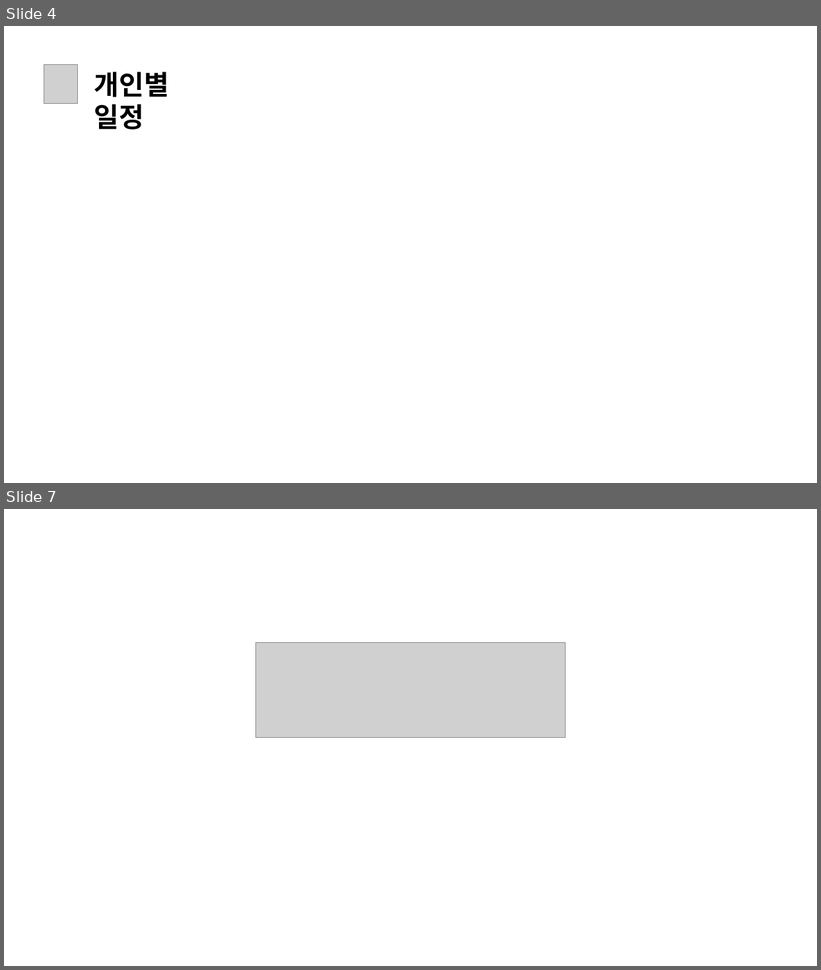
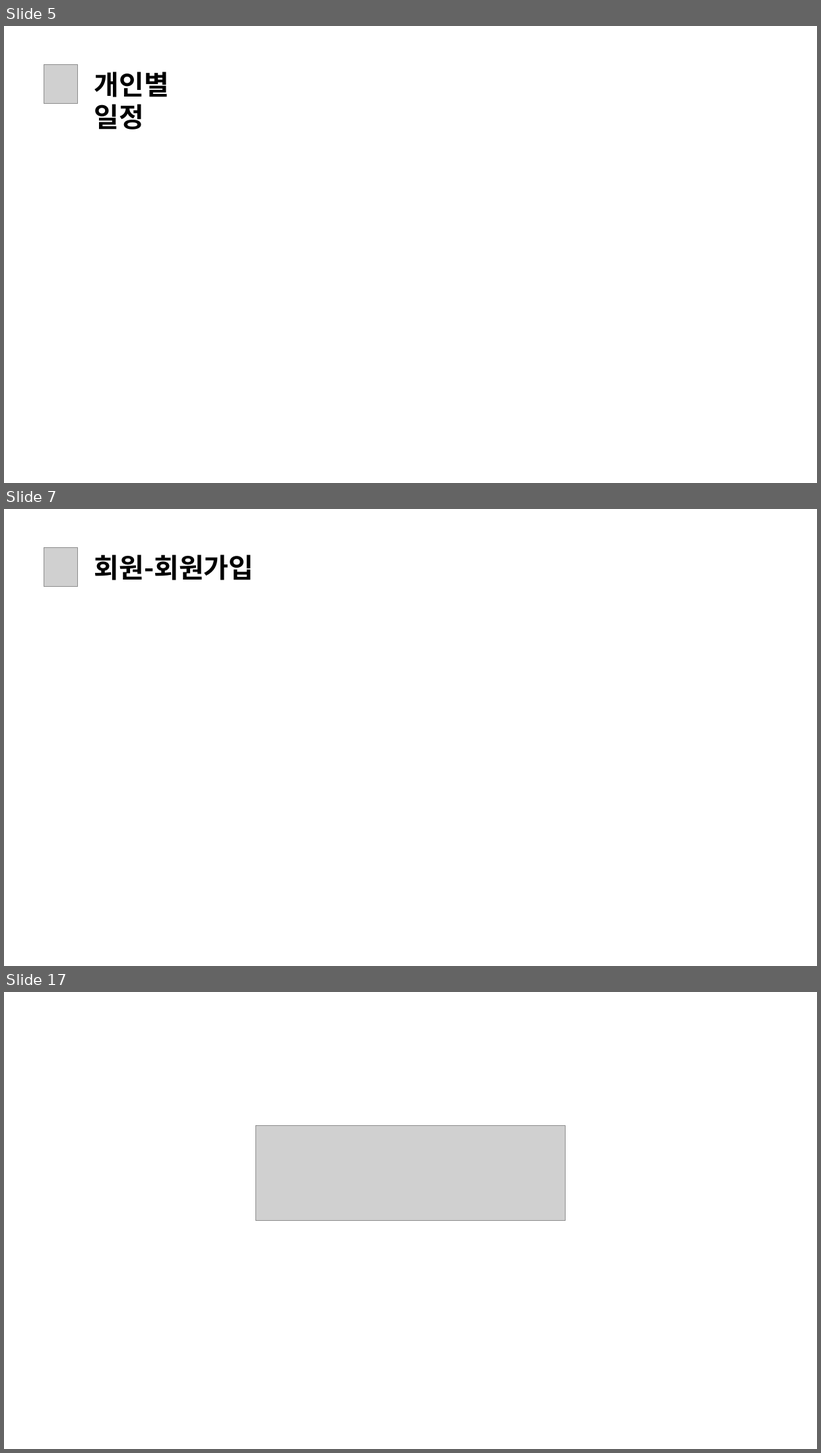
Before and after one commit to daseullll/HappyHouse, a slide deck: happyhouse_광주4반.pptx. Shown one above the other, each under a label of ours: slides 4 and 7 before the commit, slides 5, 7 and 17 after it; the slides between them are not shown. The pictures are 821x970 and 821x1453 pixels, drawn with LibreOffice and Linux fonts; fonts in the diff are those of the drawing; grey boxes stand for pictures. Boxes give left, top, right and bottom in pixels: in the first picture for what was removed or moved away, otherwise in the second. Text is boxed around its words. In the diff, an @@ line names an element or a change of style, - is before the commit and + after.

```diff
--- a/happyhouse_광주4반.pptx
+++ b/happyhouse_광주4반.pptx
@@ slide 7 added at bbox=[4, 509, 817, 966], background #FFFFFF @@
@@ picture added at bbox=[44, 547, 78, 586] @@
@@ text added at bbox=[94, 555, 253, 580], 32 pt, text #000000, bold @@
+회원-회원가입
@@ what was slide 4 is now slide 5 @@
@@ what was slide 7 is now slide 17 @@
```
Also in this commit, not shown: 1 slide changed, 11 other slides added, 2 slides removed, 6 other files.
